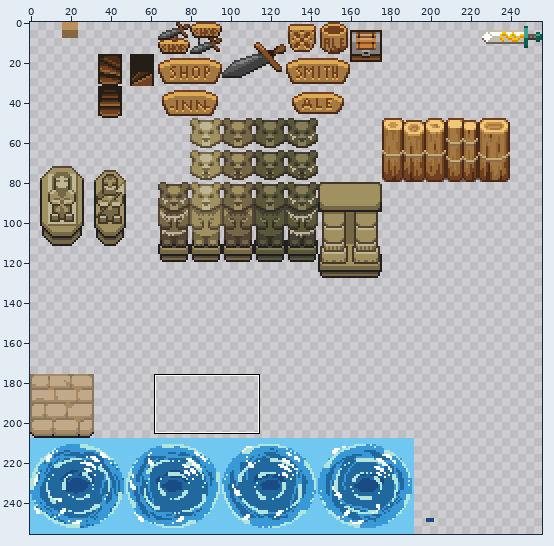
Two versions of one sprite sheet, data/tilesets/misc.tiles.png. The picture above shows the old version from afar; the outline marks the close-up.
Close-up. As it was:
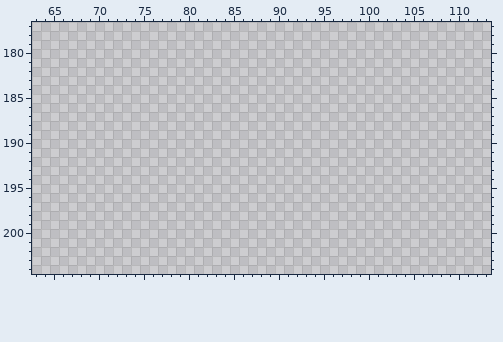
The file is 256x256 pixels. Colours within 5 levels of each other are drawn and written as one. Shown: x 63..113, y 177..204. The commit also changed other parts of the picture, which this record leaves out.
The result:
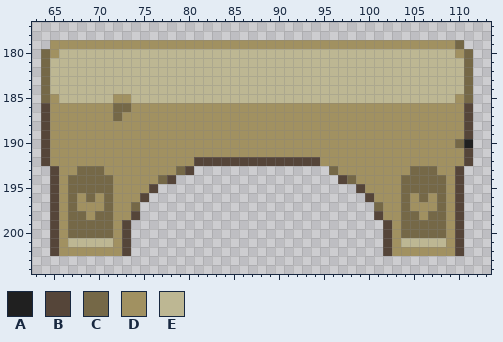
Palette (. is transparent): A #202020  B #554539  C #756847  D #a19161  E #bdb793
Difference:
Colour A is added in row 190 at x 111.
Colour B is added in rows 186 to 189 at x 64 and 111; in row 190 at x 64; in row 191 at x 64 and 111; in row 192 at x 64, 81 to 94 and 111; in row 193 at x 65, 80 and 110; in row 194 at x 65, 78, 97 and 110.
Colour B is added in row 195 at x 65, 76, 99 and 110; in row 196 at x 65, 75, 100 and 110; in row 197 at x 65 and 110; in row 198 at x 65, 74, 101 and 110; in rows 199 to 202 at x 65, 73, 102 and 110.
Colour C is added in row 179 at x 110; in rows 180 to 185 at x 64 and 111; in row 186 at x 72 to 73; in row 187 at x 72; in row 190 at x 110; in row 193 at x 68 to 70, 79, 96 and 105 to 107.
Colour C is added in row 194 at x 67 to 71, 77, 98 and 104 to 108; in row 195 at x 67 to 71 and 104 to 108; in row 196 at x 67, 69, 71, 104, 106 and 108; in row 197 at x 67, 71, 74, 101, 104 and 108; in row 198 at x 67 to 68, 70 to 71, 104 to 105 and 107 to 108; in rows 199 to 200 at x 67 to 71 and 104 to 108.
Colour D is added in row 179 at x 65 to 109; in row 180 at x 65 and 110; in row 185 at x 65, 72 to 73 and 110; in row 186 at x 65 to 71 and 74 to 110; in row 187 at x 65 to 71 and 73 to 110; in rows 188 to 189 at x 65 to 110.
Colour D is added in row 190 at x 65 to 109; in row 191 at x 65 to 110; in row 192 at x 65 to 80 and 95 to 110; in row 193 at x 66 to 67, 71 to 78, 97 to 104 and 108 to 109; in row 194 at x 66, 72 to 76, 99 to 103 and 109; in row 195 at x 66, 72 to 75, 100 to 103 and 109.
Colour D is added in row 196 at x 66, 68, 70, 72 to 74, 101 to 103, 105, 107 and 109; in row 197 at x 66, 68 to 70, 72 to 73, 102 to 103, 105 to 107 and 109; in row 198 at x 66, 69, 72 to 73, 102 to 103, 106 and 109; in rows 199 to 201 at x 66, 72, 103 and 109; in row 202 at x 66 to 72 and 103 to 109.
Colour E is added in row 180 at x 66 to 109; in rows 181 to 184 at x 65 to 110; in row 185 at x 66 to 71 and 74 to 109; in row 201 at x 67 to 71 and 104 to 108.
